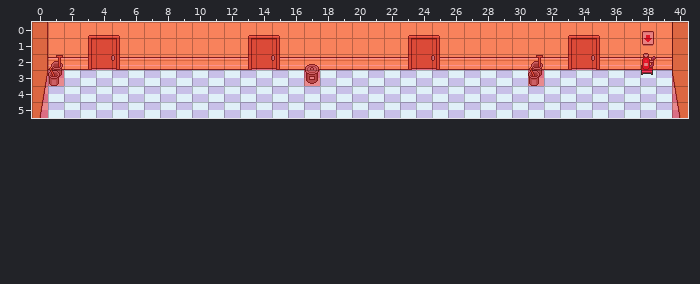
Two states of a Tiled map (JSON), maps/floor1.json. The first picture shows the starting point.
Cells are 16x16 px. Shown: x 0..40, y 0..5.
And afterwards:
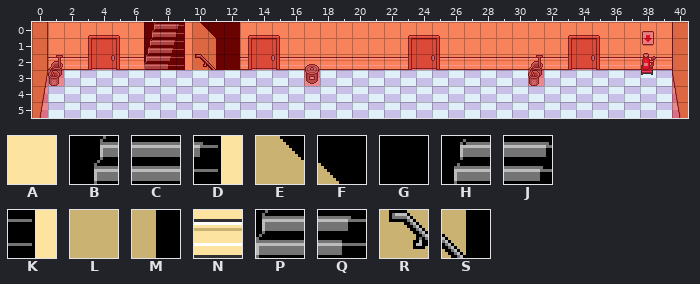
Key: from "layer0": A 2, B 10, C 11, D 12, E 13, F 14, G 15, H 40, J 41, K 42, L 43, M 44, N 62, P 70, Q 71, R 73, S 74.
_ is an empty cell.
From old to new:
Layer "layer0":
y 0: x 7..12 AAAAAA -> BCDEFG
y 1: x 7..12 AAAAAA -> HJKLMG
y 2: x 7..12 NNNNNN -> PQKRSG
Boxes around the changes in both pictures, in picture pixels (x1, y1, x2, y2):
changed: (144, 22, 240, 70)
